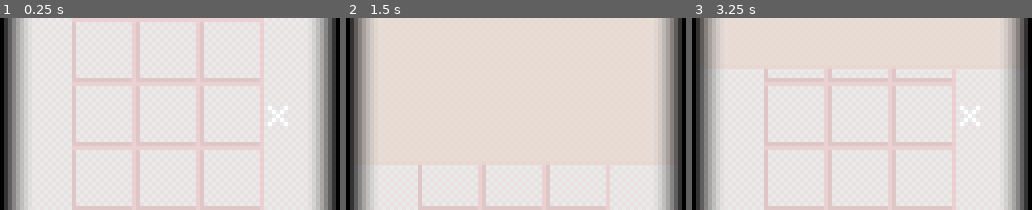
Above: before the commit, frames 1-3 (left to right).
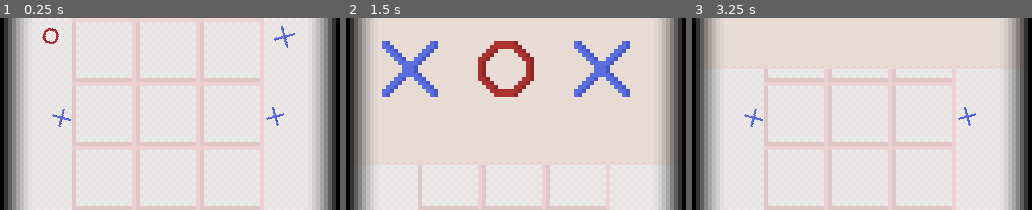
Above: after the commit, the same moments.

Repository: OpenTicTacToeX/OpenTicTacToeX
Game: Godot game, scene res://src/game/game.tscn
The game is run twice, just before and just after one commit, with the same random seed, the same clock (stepped at 60 frames per second) and the same inputs. The project has no main scene, so this scene is started directly.
Inputs:
- Up to frame 1 (0.25 s): no input
- Up to frame 2 (1.5 s): tap Enter at 0.5 s; tap R (R) at 0.6, 1.35 s
- Up to frame 3 (3.25 s): tap R (R) at 2.1, 2.85 s

The runs differ from the first frame. In frame 1, 0.7% of the frame differs, in the area x 12-87%, y 4-57%; in frame 2, 5.7%, in the area x 10-84%, y 11-42%; in frame 3, 0.4%.

Commit message:
buttons

Diff:
--- a/src/game/game.gd
+++ b/src/game/game.gd
@@ -27,9 +27,11 @@
 	button[2][1] = $board/d/cb.state
 	button[2][2] = $board/d/cc.state
 	if Glovar.turn == "X":
-		$turn.text = "x"
+		$menu/turn.animation = "x"
+		$menu/aturn.animation = "x"
 	elif Glovar.turn == "O":
-		$turn.text = "o"
+		$menu/turn.animation = "o"
+		$menu/aturn.animation = "o"
 
 	for a in range(3): #I know that this is bad #don't see!
 		for b in range(3):
@@ -78,9 +80,16 @@
 	elif Glovar.win == "O":
 		pass
 
-	if Input.is_action_just_pressed("R"):
+	if Glovar.replay == true:
 		Glovar.win = ""
 
 
 	if $board/d/aa.state != "" and $board/d/ab.state != "" and $board/d/ac.state != "" :
 		pass
+
+
+
+func _on_replay_pressed():
+	Glovar.restart = true
+	$end_screen/anim.current_animation = "start"
+	#$end_screen._on_replay_pressed()
--- a/src/game/game.tscn
+++ b/src/game/game.tscn
@@ -1,16 +1,28 @@
-[gd_scene load_steps=9 format=2]
+[gd_scene load_steps=11 format=2]
 
 [ext_resource path="res://textures/fondo.png" type="Texture" id=1]
 [ext_resource path="res://textures/effect.png" type="Texture" id=2]
 [ext_resource path="res://textures/board.png" type="Texture" id=3]
 [ext_resource path="res://src/other/buttons/XO/XO.tscn" type="PackedScene" id=4]
-[ext_resource path="res://font/Pixeled.ttf" type="DynamicFontData" id=5]
 [ext_resource path="res://src/game/game.gd" type="Script" id=6]
 [ext_resource path="res://src/other/End/end_screen.tscn" type="PackedScene" id=7]
+[ext_resource path="res://textures/O.png" type="Texture" id=8]
+[ext_resource path="res://textures/X.png" type="Texture" id=9]
 
-[sub_resource type="DynamicFont" id=1]
-size = 5
-font_data = ExtResource( 5 )
+[sub_resource type="RectangleShape2D" id=2]
+
+[sub_resource type="SpriteFrames" id=3]
+animations = [ {
+"frames": [ ExtResource( 9 ) ],
+"loop": true,
+"name": "x",
+"speed": 5.0
+}, {
+"frames": [ ExtResource( 8 ) ],
+"loop": true,
+"name": "o",
+"speed": 5.0
+} ]
 
 [node name="game" type="Node2D"]
 script = ExtResource( 6 )
@@ -55,20 +67,40 @@
 [node name="cc" parent="board/d" instance=ExtResource( 4 )]
 position = Vector2( 50, 32 )
 
-[node name="turn" type="Label" parent="."]
-margin_left = 67.0
-margin_top = 16.0
-margin_right = 72.0
-margin_bottom = 30.0
-custom_fonts/font = SubResource( 1 )
-text = "o"
-align = 1
-__meta__ = {
-"_edit_use_anchors_": false
-}
+[node name="menu" type="Node2D" parent="."]
+
+[node name="menu" type="TouchScreenButton" parent="menu"]
+position = Vector2( 9.57716, 3.78632 )
+rotation = -0.546288
+scale = Vector2( 0.283105, 0.283105 )
+normal = ExtResource( 8 )
+shape = SubResource( 2 )
+
+[node name="replay" type="TouchScreenButton" parent="menu"]
+position = Vector2( 70.3124, 1.6172 )
+rotation = 0.523599
+scale = Vector2( 0.283105, 0.283105 )
+normal = ExtResource( 9 )
+shape = SubResource( 2 )
+
+[node name="turn" type="AnimatedSprite" parent="menu"]
+position = Vector2( 68.8216, 24.5959 )
+rotation = 0.523599
+scale = Vector2( 0.25, 0.25 )
+frames = SubResource( 3 )
+animation = "o"
+
+[node name="aturn" type="AnimatedSprite" parent="menu"]
+position = Vector2( 15.428, 24.9297 )
+rotation = -0.523599
+scale = Vector2( 0.25, 0.25 )
+frames = SubResource( 3 )
+animation = "o"
 
 [node name="end_screen" parent="." instance=ExtResource( 7 )]
 
 [node name="blackd" type="Sprite" parent="."]
 texture = ExtResource( 2 )
 centered = false
+
+[connection signal="pressed" from="menu/replay" to="." method="_on_replay_pressed"]
--- a/src/other/End/end_screen.gd
+++ b/src/other/End/end_screen.gd
@@ -24,3 +24,20 @@
 		$anim.current_animation = "start"
 		first = true
 		f = true
+
+
+
+func _on_replay_pressed():
+	Glovar.replay = true
+	first = false
+	f = false
+	Glovar.win == ""
+	$anim.current_animation = "end"
+
+
+func _on_anim_animation_finished(anim_name):
+	if anim_name == "end":
+		Glovar.replay = false
+	if anim_name == "start" and Glovar.restart == true:
+		_on_replay_pressed()
+		Glovar.restart = false
--- a/src/other/End/end_screen.tscn
+++ b/src/other/End/end_screen.tscn
@@ -1,7 +1,9 @@
-[gd_scene load_steps=5 format=2]
+[gd_scene load_steps=7 format=2]
 
 [ext_resource path="res://textures/screenend.png" type="Texture" id=1]
 [ext_resource path="res://src/other/End/end_screen.gd" type="Script" id=2]
+[ext_resource path="res://textures/X.png" type="Texture" id=3]
+[ext_resource path="res://textures/O.png" type="Texture" id=4]
 
 [sub_resource type="Animation" id=1]
 resource_name = "end"
@@ -46,3 +48,18 @@
 [node name="anim" type="AnimationPlayer" parent="."]
 anims/end = SubResource( 1 )
 anims/start = SubResource( 2 )
+
+[node name="menu" type="TouchScreenButton" parent="."]
+position = Vector2( 8, 16 )
+normal = ExtResource( 3 )
+
+[node name="replay" type="TouchScreenButton" parent="."]
+position = Vector2( 32, 16 )
+normal = ExtResource( 4 )
+
+[node name="exit" type="TouchScreenButton" parent="."]
+position = Vector2( 56, 16 )
+normal = ExtResource( 3 )
+
+[connection signal="animation_finished" from="anim" to="." method="_on_anim_animation_finished"]
+[connection signal="pressed" from="replay" to="." method="_on_replay_pressed"]
--- a/src/other/buttons/XO/XO.gd
+++ b/src/other/buttons/XO/XO.gd
@@ -15,7 +15,7 @@
 
 # Called every frame. 'delta' is the elapsed time since the previous frame.
 func _process(delta):
-	if Input.is_action_just_pressed("R"):
+	if Glovar.replay == true:
 		state = ""
 	if state == "":
 		$O.hide()
--- a/src/other/singleton/Glovar.gd
+++ b/src/other/singleton/Glovar.gd
@@ -6,6 +6,8 @@
 # var b = "text"
 var turn = "X"
 var win = ""
+var replay = false
+var restart= false
 
 
 # Called when the node enters the scene tree for the first time.
